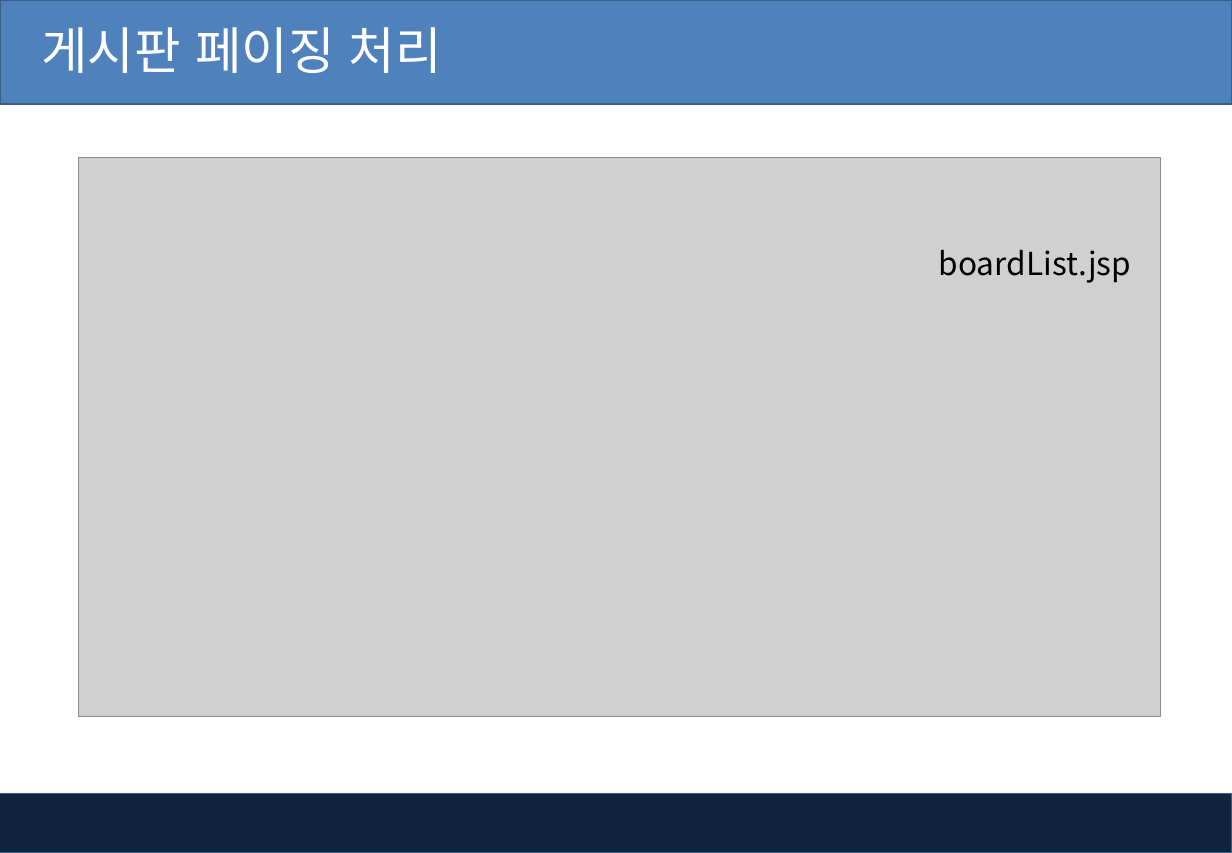
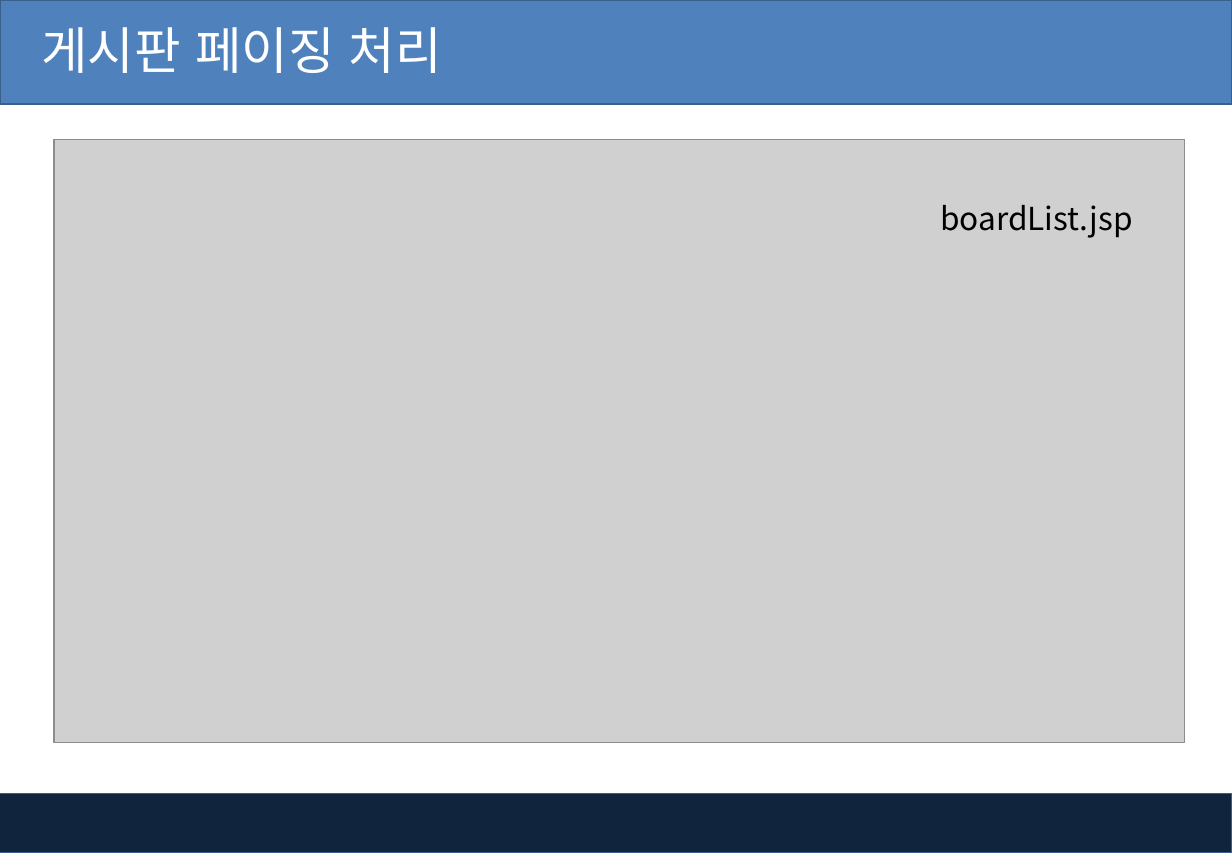
Before and after one commit to pshho/ngreen_project, a slide deck: slide 41 of jspWorks/자료/jsp_ppt/10-2장. Jsp - MVC를 이용한 게시판 관리.pptx. Drawn at 1232x853 pixels with LibreOffice and Linux fonts; fonts in the diff are those of the drawing; grey boxes stand for pictures; background and template pictures are left out. Boxes give left, top, right and bottom in pixels: in the first picture for what was removed or moved away, otherwise in the second. Text is boxed around its words. In the diff, an @@ line names an element or a change of style, - is before the commit and + after.

```diff
--- a/jspWorks/자료/jsp_ppt/10-2장. Jsp - MVC를 이용한 게시판 관리.pptx
+++ b/jspWorks/자료/jsp_ppt/10-2장. Jsp - MVC를 이용한 게시판 관리.pptx
@@ picture: place and size @@
-picture at [78, 158, 1160, 717]
+picture at [55, 140, 1185, 743]
@@ text "boardList.jsp": place and size @@
-text "boardList.jsp" at [939, 250, 1131, 283]
+text "boardList.jsp" at [940, 205, 1132, 238]
```
Also in this commit, not shown: 4 other slides changed, 10 other files.
